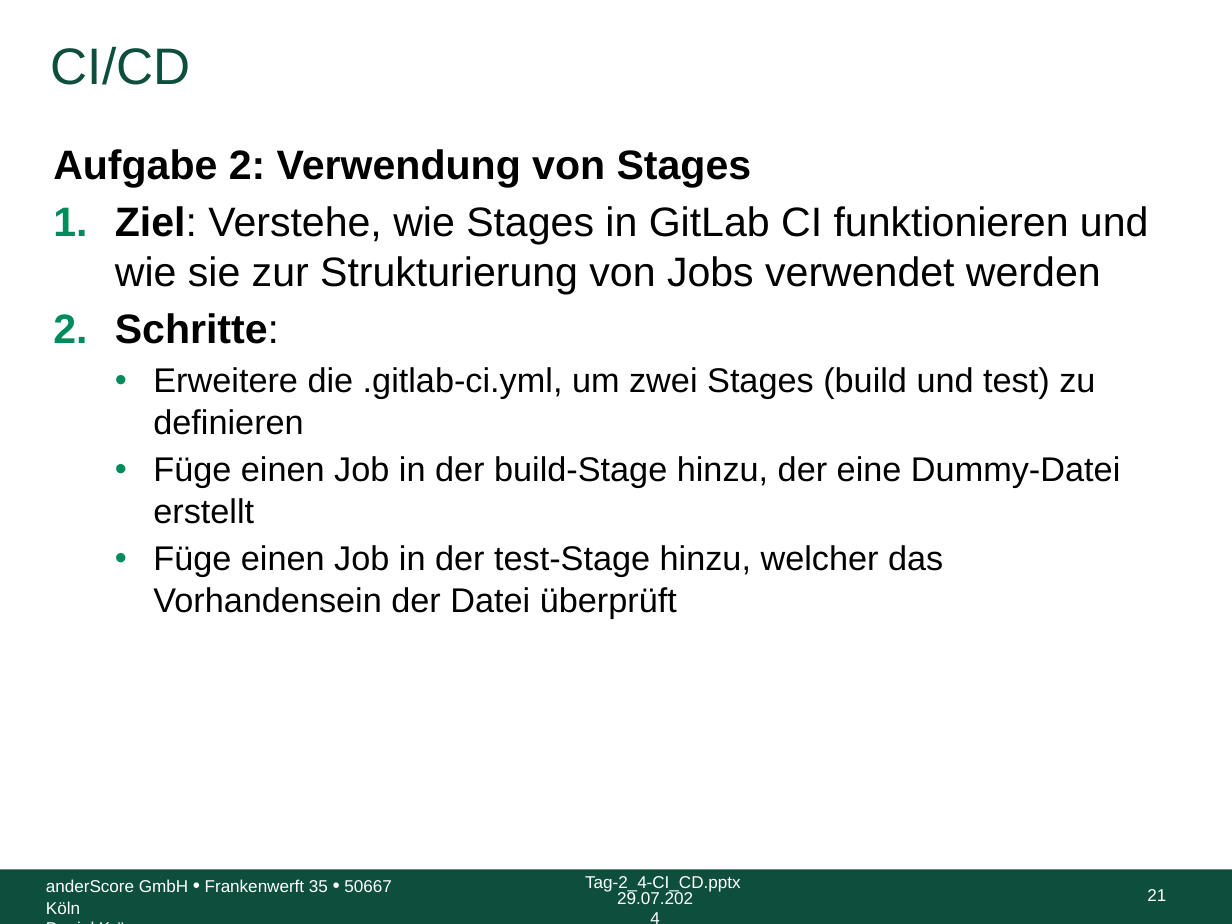
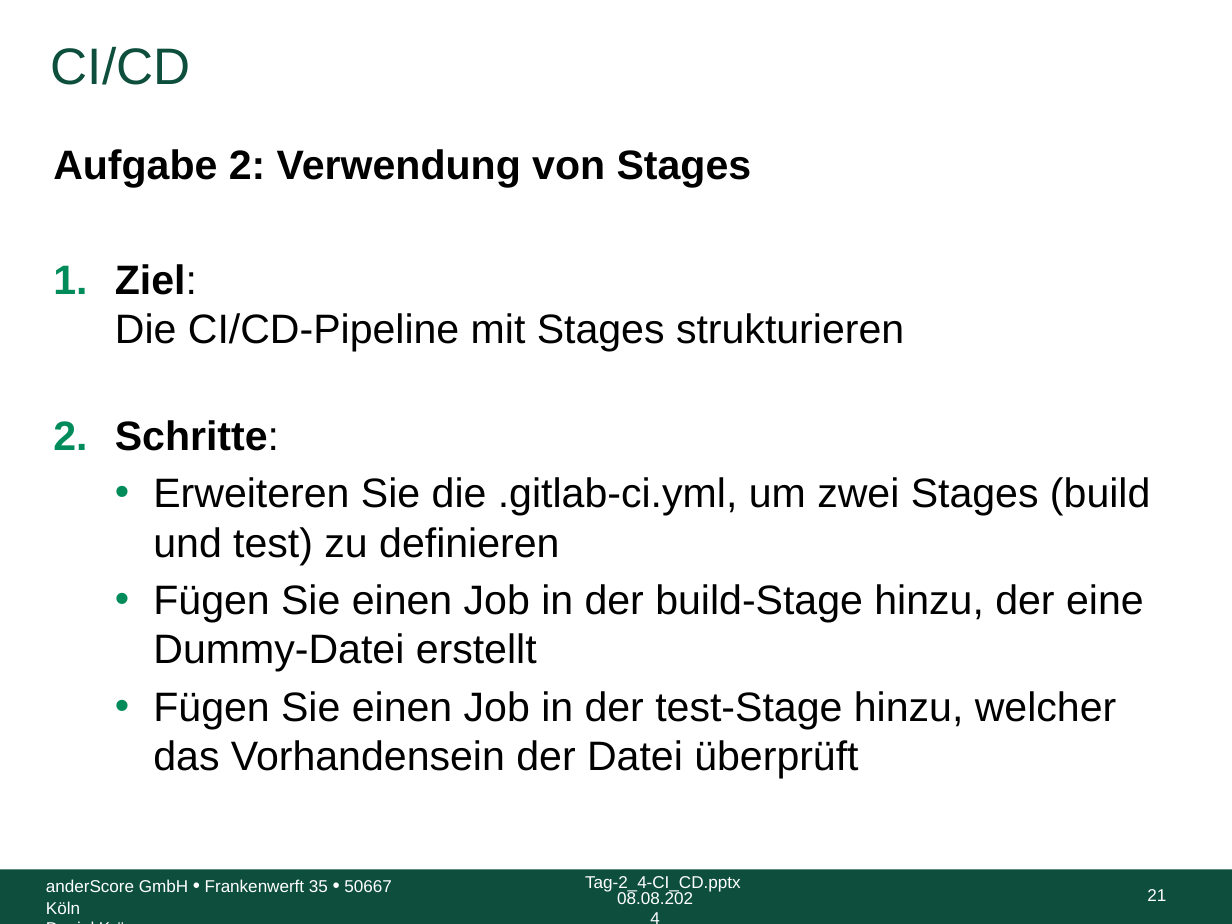
Before and after one commit to anderscore-gmbh/gitlab, a slide deck: slide 21 of slides/Tag-2_4-CI_CD.pptx. Drawn at 1232x924 pixels with LibreOffice and Linux fonts; fonts in the diff are those of the drawing; background and template pictures are left out. Boxes give left, top, right and bottom in pixels: in the first picture for what was removed or moved away, otherwise in the second. Text is boxed around its words. In the diff, an @@ line names an element or a change of style, - is before the commit and + after.

Commit message:
Verbesserungen der Struktur von Gitlab CI/CD aufgaben

```diff
--- a/slides/Tag-2_4-CI_CD.pptx
+++ b/slides/Tag-2_4-CI_CD.pptx
@@ text at [115,264,904,352]: text changed @@
-1. Ziel: Verstehe, wie Stages in GitLab CI funktionieren und wie sie zur Strukturierung von Jobs verwendet werden
+1. Ziel:
+   Die CI/CD-Pipeline mit Stages strukturieren
@@ text at [153,477,1150,779]: text changed; size 20 to 24 pt @@
-  • Erweitere die .gitlab-ci.yml, um zwei Stages (build und test) zu definieren
-  • Füge einen Job in der build-Stage hinzu, der eine Dummy-Datei erstellt
-  • Füge einen Job in der test-Stage hinzu, welcher das Vorhandensein der Datei überprüft
+  • Erweiteren Sie die .gitlab-ci.yml, um zwei Stages (build und test) zu definieren
+  • Fügen Sie einen Job in der build-Stage hinzu, der eine Dummy-Datei erstellt
+  • Fügen Sie einen Job in der test-Stage hinzu, welcher das Vorhandensein der Datei überprüft
@@ text at [617,890,693,904]: text changed @@
-29.07.2024
+08.08.2024
```
Also in this commit, not shown: 46 other slides changed.
